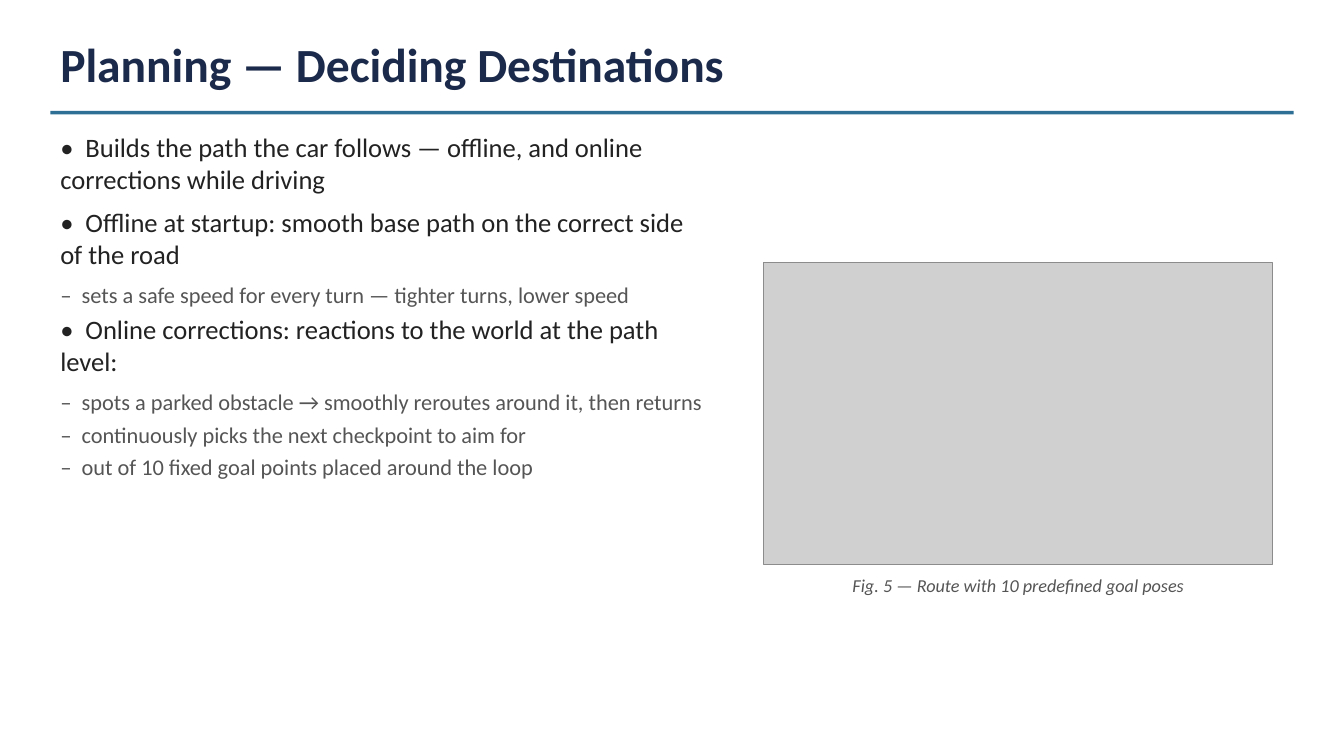
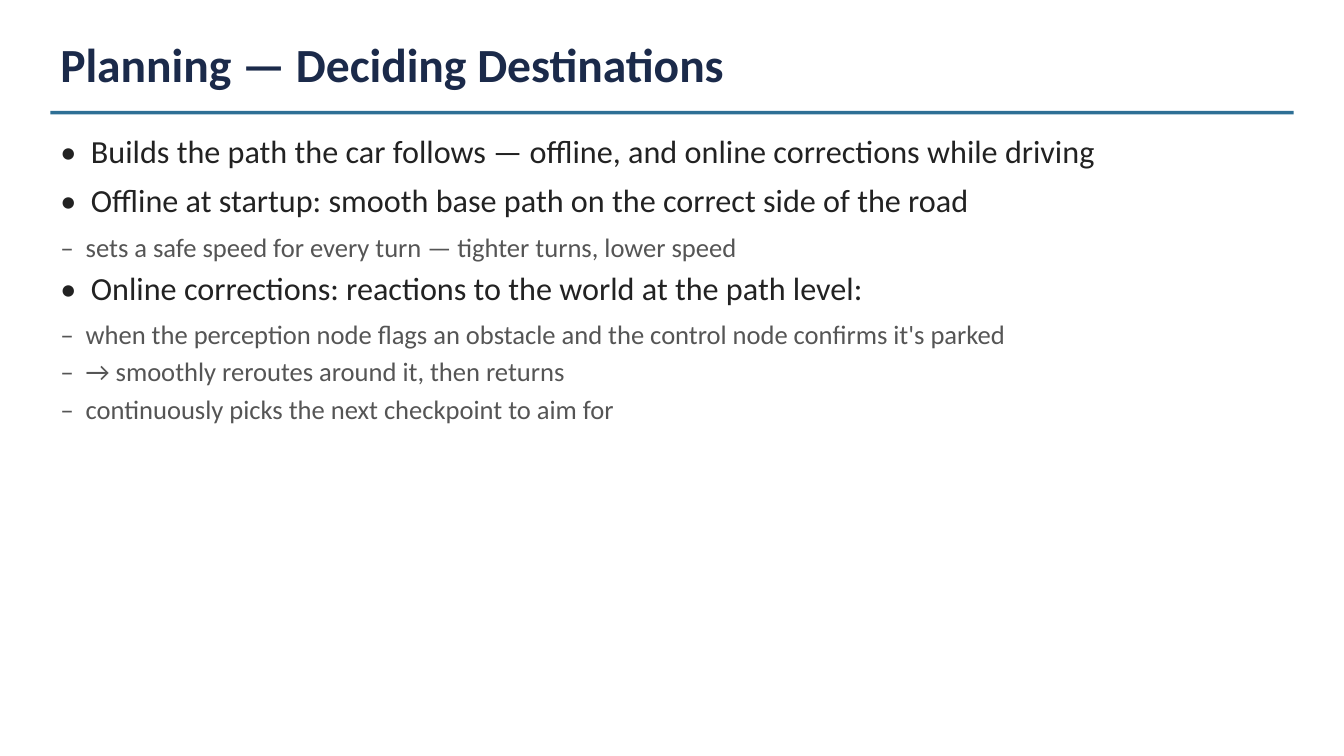
Before and after one commit to ly836669642-lgtm/project, a slide deck: slide 3 of docs/Report.pptx. Drawn at 1344x756 pixels with LibreOffice and Linux fonts; fonts in the diff are those of the drawing; grey boxes stand for pictures. Boxes give left, top, right and bottom in pixels: in the first picture for what was removed or moved away, otherwise in the second. Text is boxed around its words. In the diff, an @@ line names an element or a change of style, - is before the commit and + after.

Commit message:
update: full check of speech

```diff
--- a/docs/Report.pptx
+++ b/docs/Report.pptx
@@ text at box(86, 140, 1094, 424): size 19 to 23 pt in "• Builds the path the car follows ...", "• Offline at startup: smooth base path ...", "• Online corrections: reactions to the world ..."; size 16 to 19 pt in "‒ sets a safe speed for every ...", "‒ continuously picks the next checkpoint to ..." @@
@@ picture removed at box(764, 262, 1273, 565) @@
@@ text at box(86, 325, 1005, 386): text changed; size 16 to 19 pt @@
-‒ spots a parked obstacle → smoothly reroutes around it, then returns
+‒ when the perception node flags an obstacle and the control node confirms it's parked
+‒ → smoothly reroutes around it, then returns
@@ text at box(82, 459, 532, 479): paragraph removed @@
-‒ out of 10 fixed goal points placed around the loop
@@ text removed at box(852, 579, 1183, 595) @@
-Fig. 5 — Route with 10 predefined goal poses
```
Also in this commit, not shown: 3 other slides changed, 1 other file.
